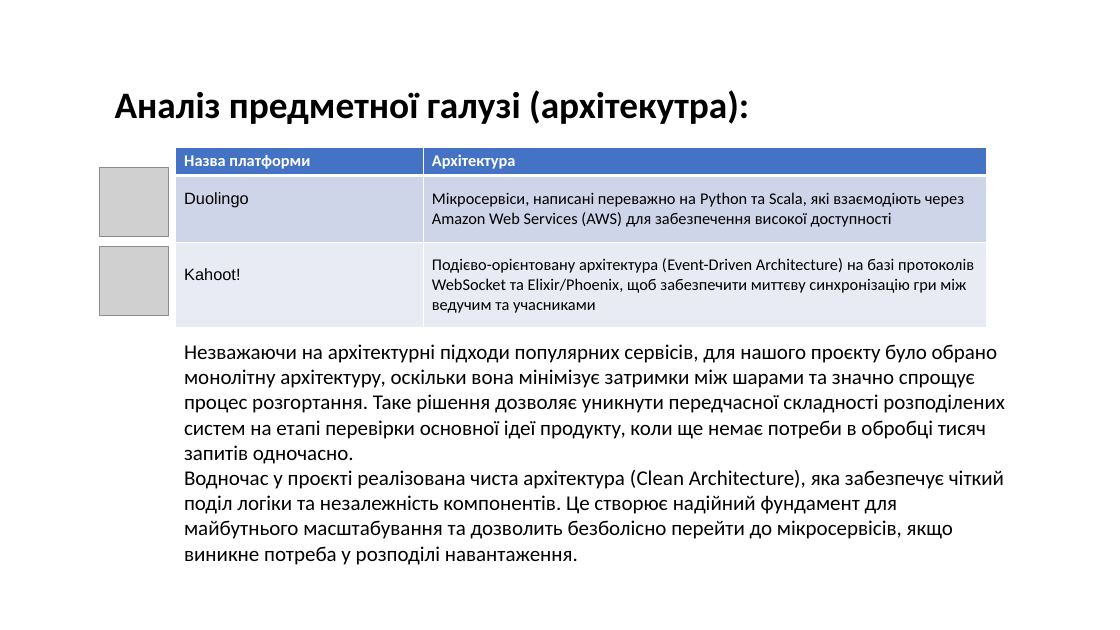
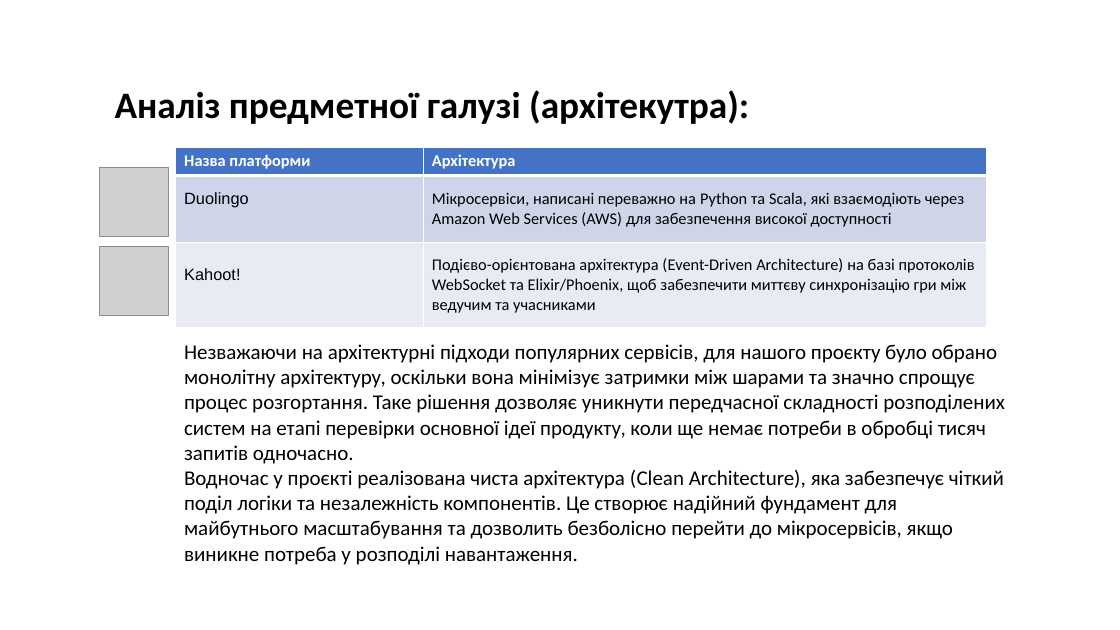
Before and after one commit to NureTitarenkoMykyta/2025_B_KKP_PZPI-23-1_Titarenko_M_S, a slide deck: slide 4 of 2026_Б_ККП_ПЗПІ-23-1_Тітаренко_М_С/2026_Б_ККП_ПЗПІ-23-1_Тітаренко_М_С.pptx. Drawn at 1120x630 pixels with LibreOffice and Linux fonts; fonts in the diff are those of the drawing; grey boxes stand for pictures; background and template pictures are left out. Boxes give left, top, right and bottom in pixels: in the first picture for what was removed or moved away, otherwise in the second. Text is boxed around its words. In the diff, an @@ line names an element or a change of style, - is before the commit and + after.

```diff
--- a/2026_Б_ККП_ПЗПІ-23-1_Тітаренко_М_С/2026_Б_ККП_ПЗПІ-23-1_Тітаренко_М_С.pptx
+++ b/2026_Б_ККП_ПЗПІ-23-1_Тітаренко_М_С/2026_Б_ККП_ПЗПІ-23-1_Тітаренко_М_С.pptx
@@ table at [176, 147, 986, 328] @@
-row 3, column 2: Подієво-орієнтовану архітектура (Event-Driven Architecture) на базі протоколів WebSocket та Elixir/Phoenix, щоб забезпечити миттєву синхронізацію гри між ведучим та учасниками
+row 3, column 2: Подієво-орієнтована архітектура (Event-Driven Architecture) на базі протоколів WebSocket та Elixir/Phoenix, щоб забезпечити миттєву синхронізацію гри між ведучим та учасниками
```
Also in this commit, not shown: 1 other slide changed.
